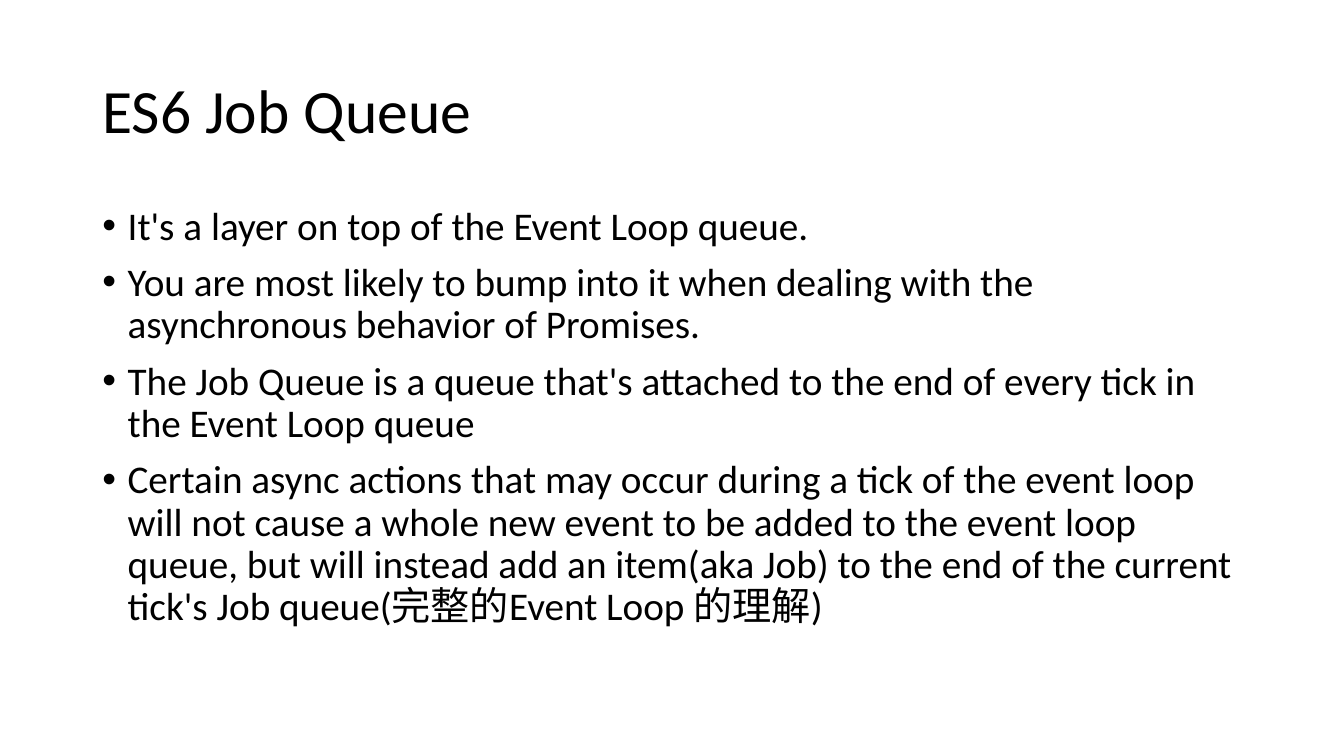
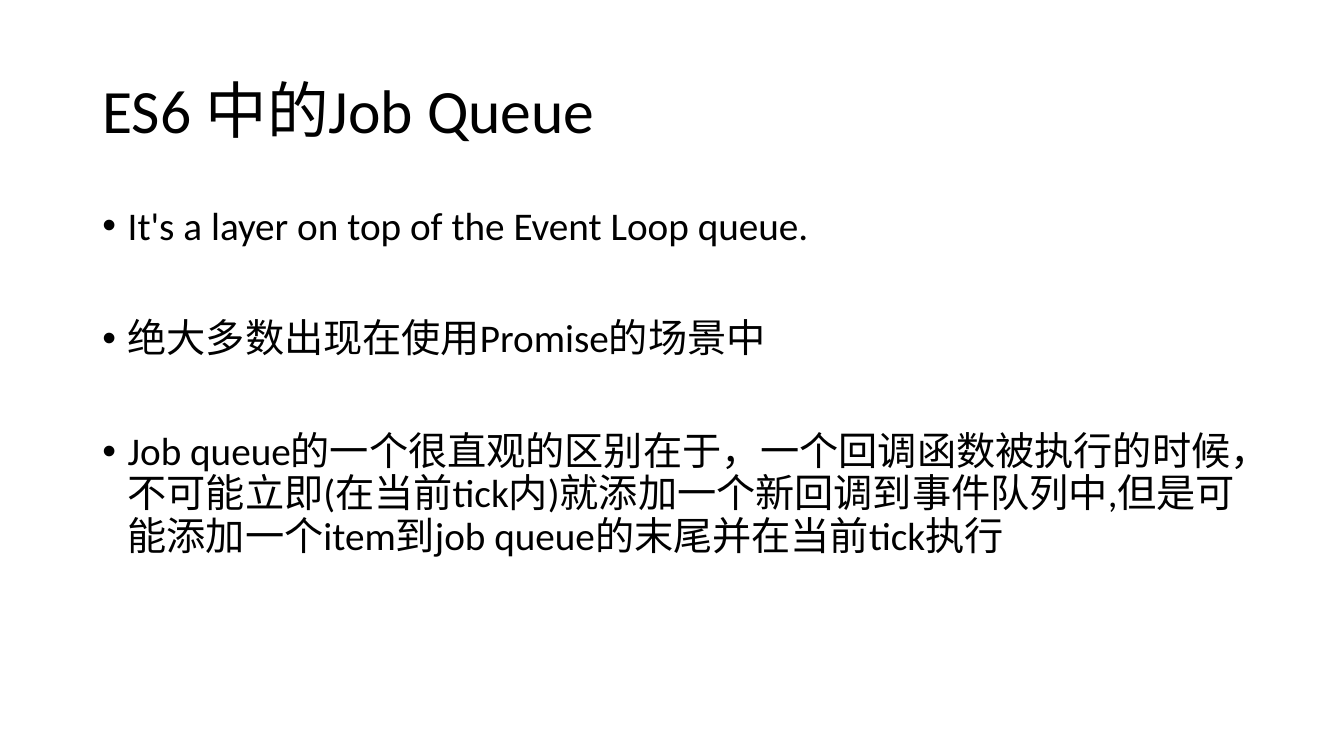
Before and after one commit to WHITE-ILMARE/Technique-Share, a slide deck: slide 13 of Deep Digging in Browser.pptx (slide 9 before the commit). Drawn at 1344x756 pixels with LibreOffice and Linux fonts; fonts in the diff are those of the drawing. Boxes give left, top, right and bottom in pixels: in the first picture for what was removed or moved away, otherwise in the second. Text is boxed around its words. In the diff, an @@ line names an element or a change of style, - is before the commit and + after.

```diff
--- a/Deep Digging in Browser.pptx
+++ b/Deep Digging in Browser.pptx
@@ title at (102, 81, 594, 141): text changed @@
-ES6 Job Queue
+ES6 中的Job Queue
@@ text at (128, 318, 1269, 557): text changed @@
-• You are most likely to bump into it when dealing with the asynchronous behavior of Promises.
-• The Job Queue is a queue that's attached to the end of every tick in the Event Loop queue
-• Certain async actions that may occur during a tick of the event loop will not cause a whole new event to be added to the event loop queue, but will instead add an item(aka Job) to the end of the current tick's Job queue(完整的Event Loop 的理解)
+• 绝大多数出现在使用Promise的场景中
+• Job queue的一个很直观的区别在于，一个回调函数被执行的时候，不可能立即(在当前tick内)就添加一个新回调到事件队列中,但是可能添加一个item到job queue的末尾并在当前tick执行
```
Also in this commit, not shown: 10 slides added, 6 slides removed, 1 other file.
